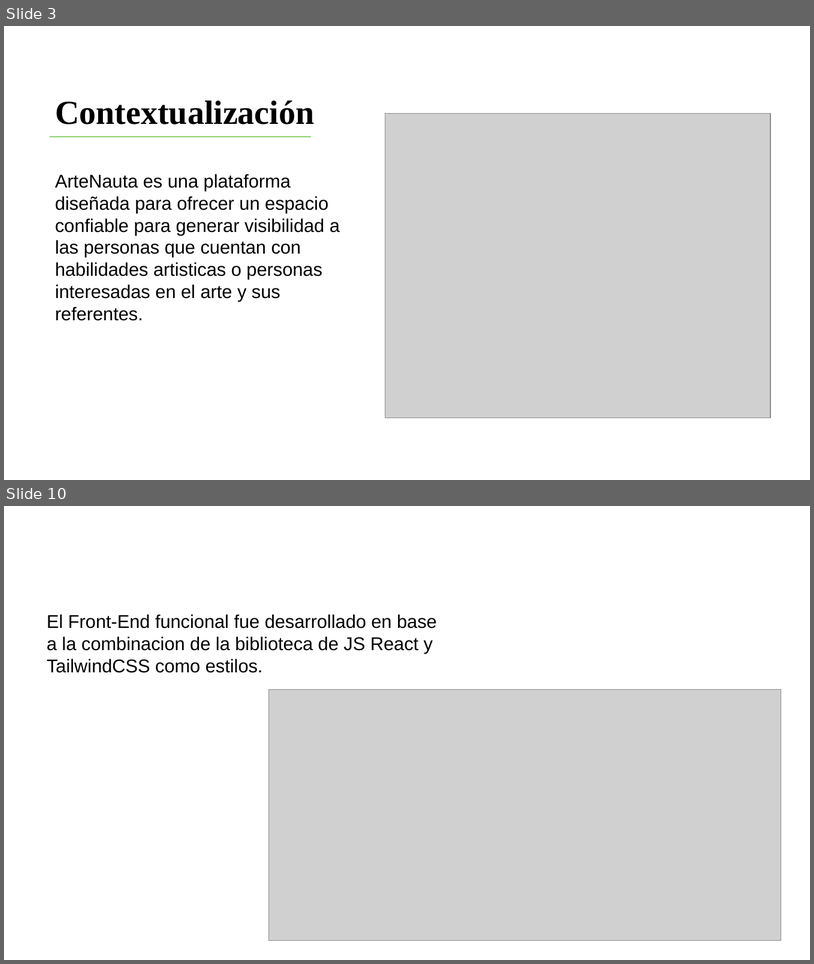
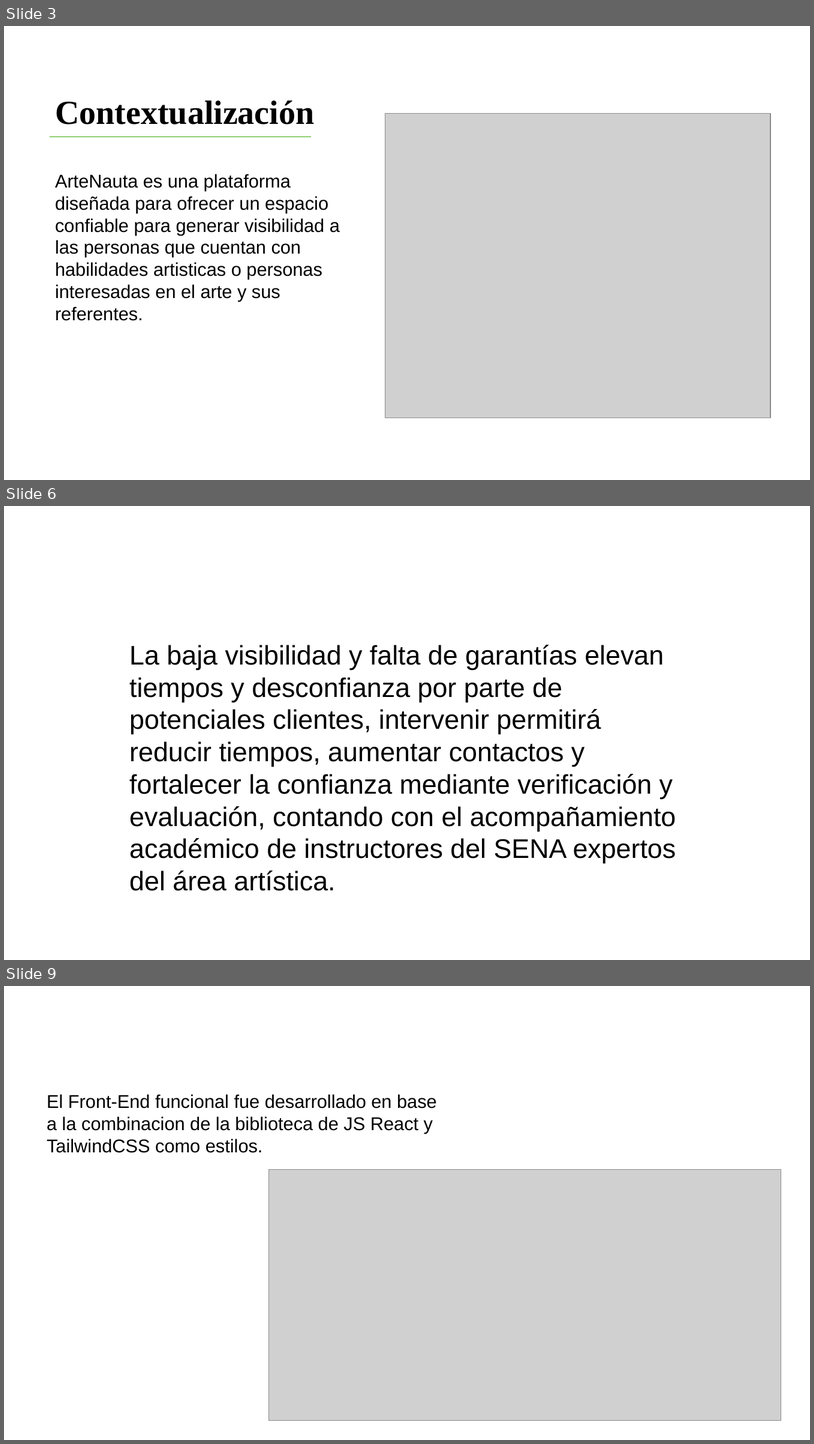
Before and after one commit to Esteban552209/Proyecto_Productivo_ArteNauta, a slide deck: Tercer Trimestre/Presentacion ArteNauta.pptx. Shown one above the other, each under a label of ours: slides 3 and 10 before the commit, slides 3, 6 and 9 after it; the slides between them are not shown. The pictures are 814x964 and 814x1444 pixels, drawn with LibreOffice and Linux fonts; fonts in the diff are those of the drawing; grey boxes stand for pictures; background and template pictures are left out. Boxes give left, top, right and bottom in pixels: in the first picture for what was removed or moved away, otherwise in the second. Text is boxed around its words. In the diff, an @@ line names an element or a change of style, - is before the commit and + after.

```diff
--- a/Tercer Trimestre/Presentacion ArteNauta.pptx
+++ b/Tercer Trimestre/Presentacion ArteNauta.pptx
@@ slide 6 added at (4, 506, 810, 960), background picture (left out) @@
@@ title added at (39, 529, 510, 567), 36 pt, text #FFFFFF, bold @@
+Justificación
@@ text added at (129, 645, 677, 891), 32 pt, text #000000 @@
+La baja visibilidad y falta de garantías elevan tiempos y desconfianza por parte de potenciales clientes, intervenir permitirá reducir tiempos, aumentar contactos y fortalecer la confianza mediante verificación y evaluación, contando con el acompañamiento académico de instructores del SENA expertos del área artística.
@@ what was slide 10 is now slide 9 @@
```
Also in this commit, not shown: 3 slides changed, 2 other slides added, 4 slides removed, 8 other files.
